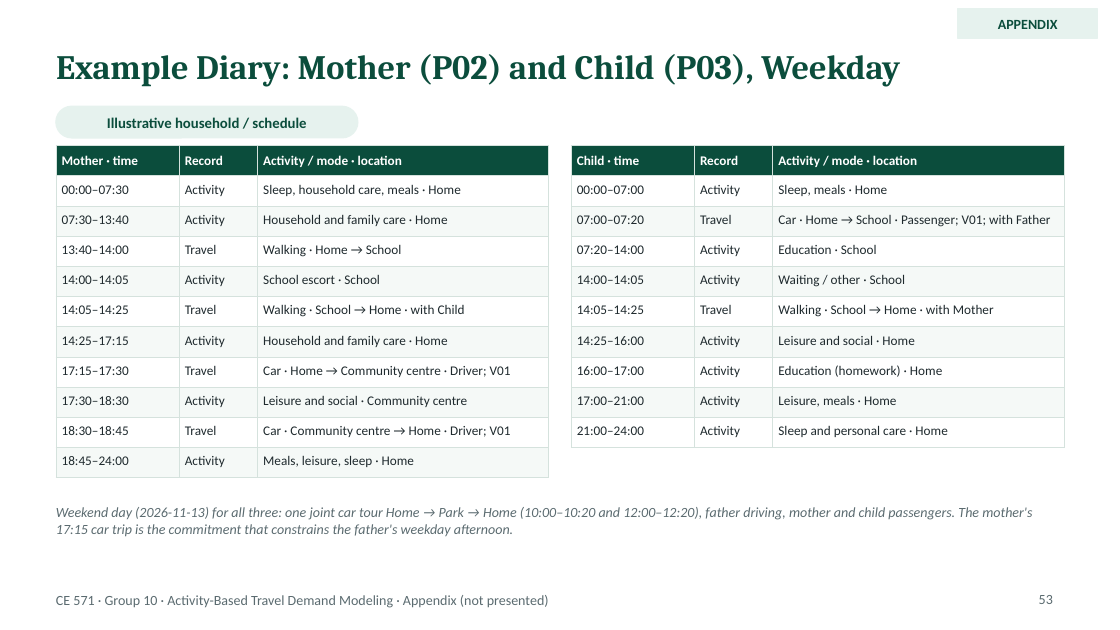
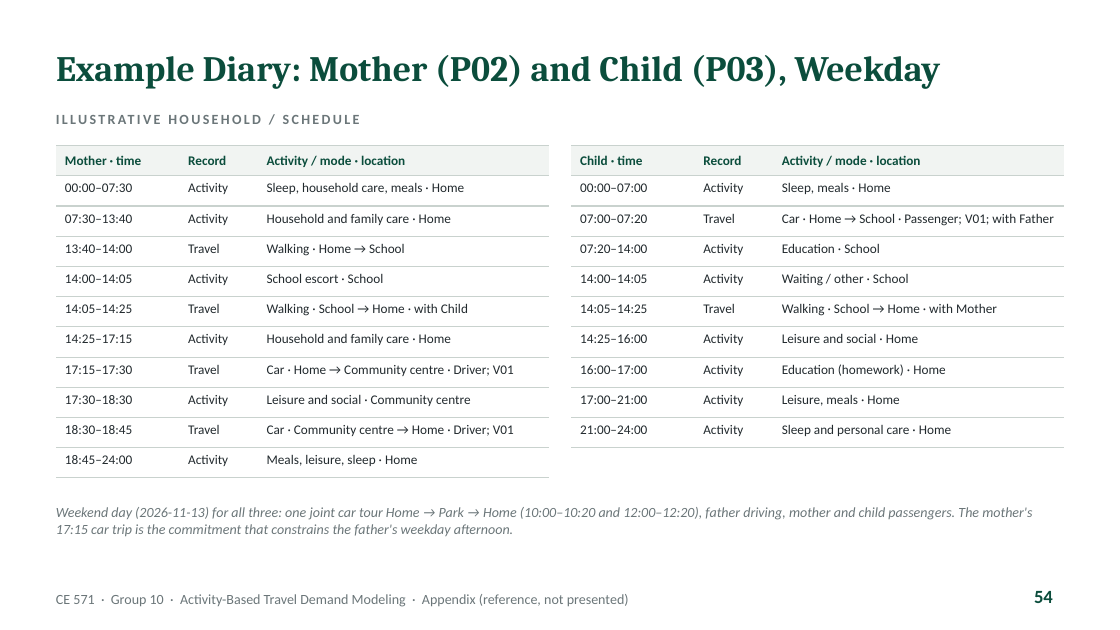
Before and after one commit to abdelmohdi/Claude, a slide deck: slide 54 of CE571_Group10_ABM_Presentation/CE571_Group10_Activity_Based_Travel_Demand_Modeling.pptx (slide 53 before the commit). Drawn at 1120x630 pixels with LibreOffice and Linux fonts; fonts in the diff are those of the drawing. Boxes give left, top, right and bottom in pixels: in the first picture for what was removed or moved away, otherwise in the second. Text is boxed around its words. In the diff, an @@ line names an element or a change of style, - is before the commit and + after.

```diff
--- a/CE571_Group10_ABM_Presentation/CE571_Group10_Activity_Based_Travel_Demand_Modeling.pptx
+++ b/CE571_Group10_ABM_Presentation/CE571_Group10_Activity_Based_Travel_Demand_Modeling.pptx
@@ rectangle removed at <box>958,9,1098,38</box> @@
@@ text removed at <box>998,20,1058,29</box> @@
-APPENDIX
@@ title "Example Diary: Mother (P02) and ..." at <box>56,55,941,89</box>: size 22 to 23 pt @@
@@ rounded rectangle removed at <box>56,106,357,138</box> @@
@@ text at <box>107,117,306,128</box>: text changed; size 9.5 to 9 pt; text colour #0B4D3C to #6B7679 @@
-Illustrative household / schedule
+ILLUSTRATIVE HOUSEHOLD / SCHEDULE
@@ table at <box>56,146,549,470</box> @@
@@ fill #0B4D3C to #F1F4F2 in row 1 @@
@@ fill #FFFFFF to none in 15 cells @@
@@ fill #F5F9F7 to none in 15 cells @@
@@ text colour #FFFFFF to #0B4D3C in "Mother · time", "Record", "Activity / mode · location" @@
@@ text colour #1F2A2E to #222A2E @@
@@ borders changed @@
@@ table at <box>571,146,1064,440</box> @@
@@ fill #0B4D3C to #F1F4F2 in row 1 @@
@@ fill #FFFFFF to none in 15 cells @@
@@ fill #F5F9F7 to none in 12 cells @@
@@ text colour #FFFFFF to #0B4D3C in "Child · time", "Record", "Activity / mode · location" @@
@@ text colour #1F2A2E to #222A2E @@
@@ borders changed @@
@@ text "Weekend day (2026-11-13) for all ..." at <box>56,507,1032,536</box>: text colour #5B6B70 to #6B7679 @@
@@ text at <box>56,594,629,607</box>: text changed; text colour #5B6B70 to #6B7679 @@
-CE 571 · Group 10 · Activity-Based Travel Demand Modeling · Appendix (not presented)
+CE 571 · Group 10 · Activity-Based Travel Demand Modeling · Appendix (reference, not presented)
@@ page number added at <box>1034,591,1053,603</box>, 12 pt, text #0B4D3C, bold @@
+54
@@ page number removed at <box>1039,595,1053,604</box> @@
-53
```
Also in this commit, not shown: 52 other slides changed, 1 slide added, 1 other file.
